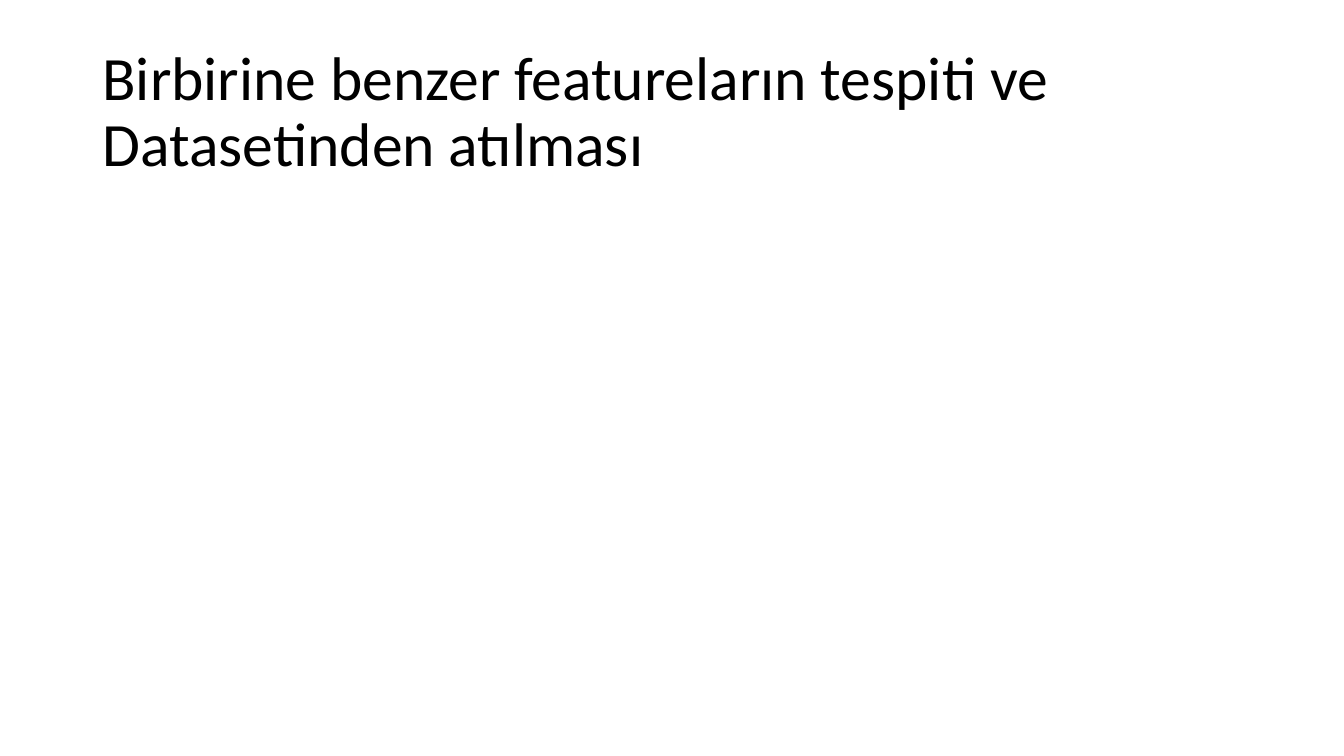
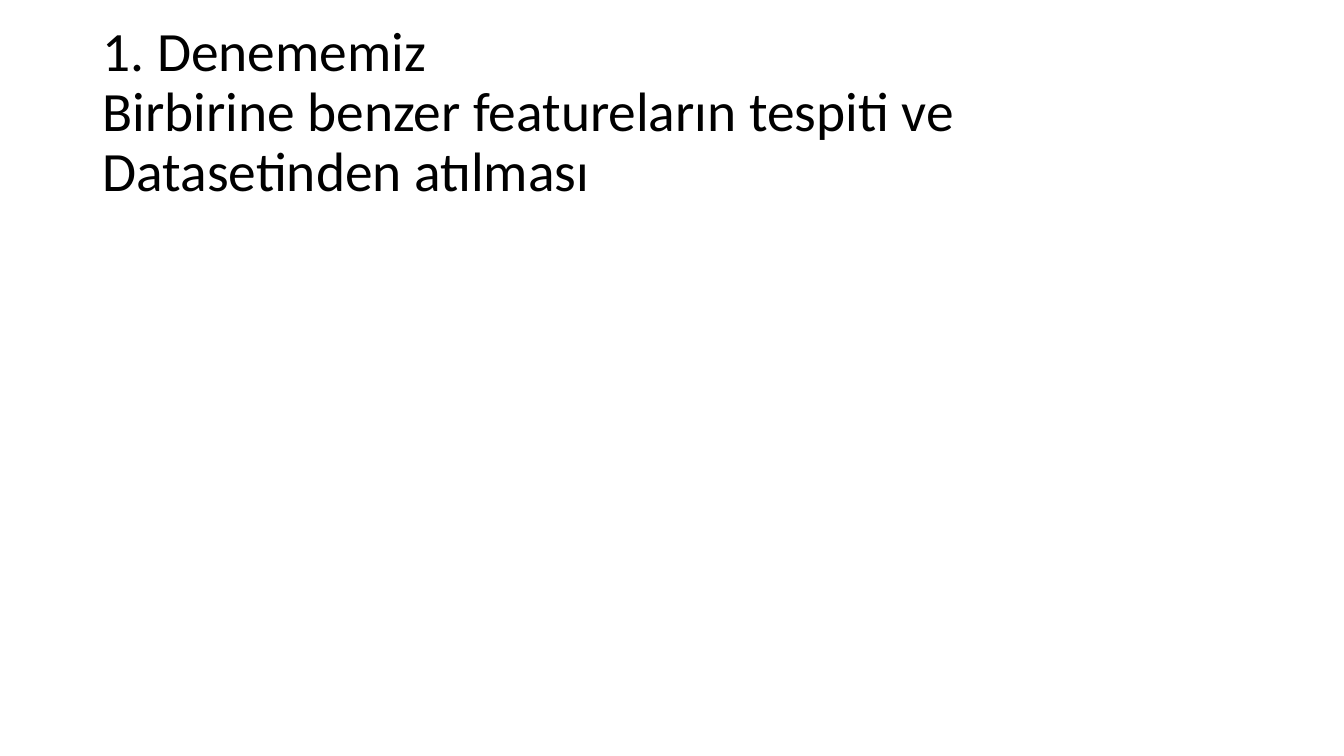
Before and after one commit to ayberkuslu/MLProject, a slide deck: slide 5 of FeatureSelection.pptx. Drawn at 1344x756 pixels with LibreOffice and Linux fonts; fonts in the diff are those of the drawing. Boxes give left, top, right and bottom in pixels: in the first picture for what was removed or moved away, otherwise in the second. Text is boxed around its words. In the diff, an @@ line names an element or a change of style, - is before the commit and + after.

```diff
--- a/FeatureSelection.pptx
+++ b/FeatureSelection.pptx
@@ title at [102,33,954,192]: text changed; size 44 to 39.6 pt @@
-Birbirine benzer featureların tespiti ve Datasetinden atılması
+1. Denememiz
+Birbirine benzer featureların tespiti ve Datasetinden atılması
```
Also in this commit, not shown: 4 slides added, 1 other file.
